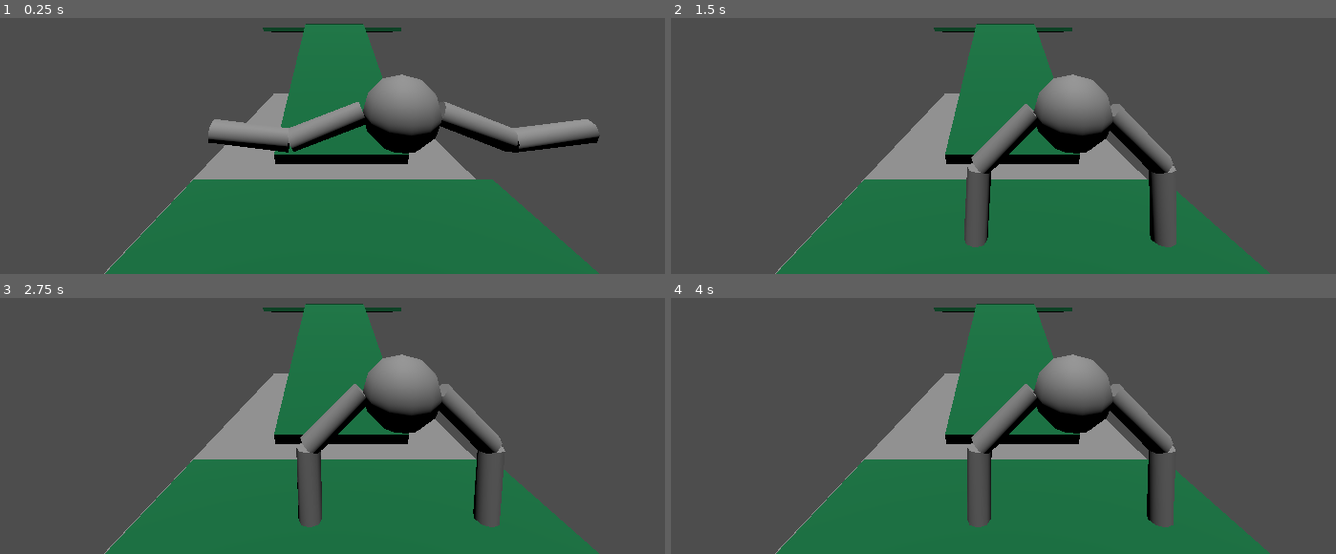
Above: before the commit, frames 1-4 (two rows, left to right).
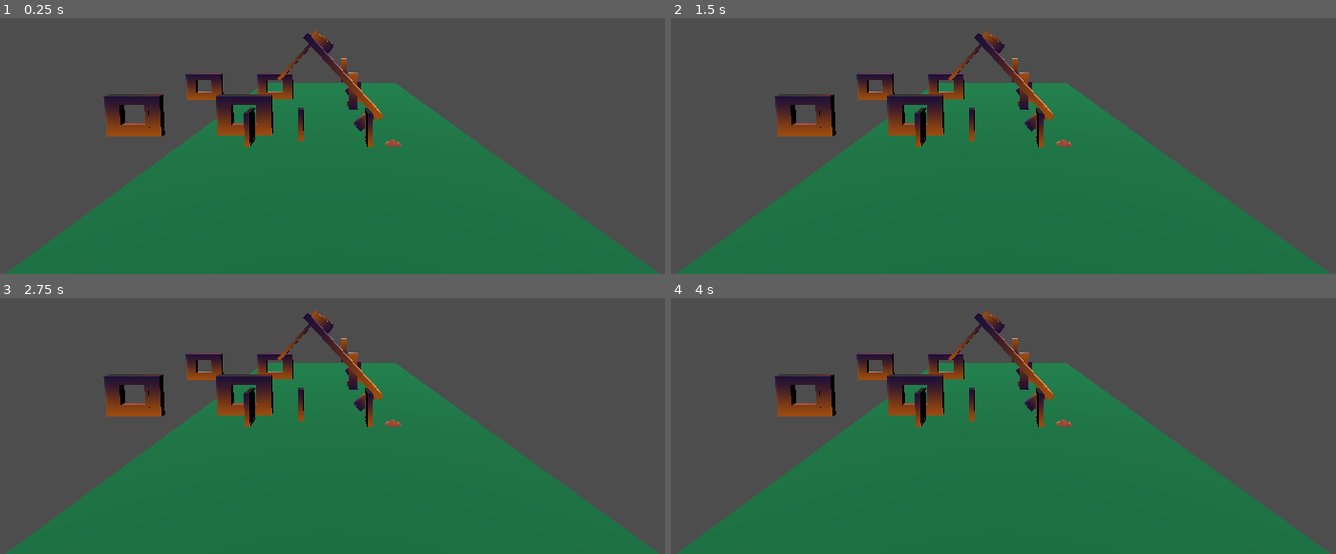
Above: after the commit, the same moments.

Repository: borbware/FGJ24
Game: Godot game, scene res://scenes/lauri.tscn
Same seed, same stepped clock (60 frames per second), same inputs: the game is played once before the commit and once after it. This scene is started directly instead of the project's main scene.
Inputs:
- Up to frame 1 (0.25 s): no input
- Up to frame 2 (1.5 s): tap Enter at 1.25 s
- Up to frame 3 (2.75 s): no input
- Up to frame 4 (4 s): tap Space at 3.5 s

The runs differ from the first frame. In frame 1, 27% of the frame differs, in the area x 0-100%, y 2-100%; in frame 2, 27%; in frame 3, 27%; in frame 4, 27%.

Commit message:
level goes brrrr

Diff:
--- a/scenes/lauri.tscn
+++ b/scenes/lauri.tscn
@@ -1,6 +1,11 @@
-[gd_scene load_steps=7 format=3 uid="uid://dtcrtpt21nlyl"]
+[gd_scene load_steps=14 format=3 uid="uid://dtcrtpt21nlyl"]
 
 [ext_resource type="PackedScene" uid="uid://dmyema51vofun" path="res://scenes/level_template.tscn" id="1_iu1dw"]
+[ext_resource type="PackedScene" uid="uid://pg80nquqvv8o" path="res://assets/ego_iks.glb" id="2_cl8gf"]
+[ext_resource type="PackedScene" uid="uid://c7a3tfjxxdwyn" path="res://assets/kalusteet/wall.glb" id="3_x45el"]
+[ext_resource type="PackedScene" uid="uid://dtj6fas4fsva1" path="res://assets/kalusteet/wallcorner.glb" id="4_hp0pp"]
+[ext_resource type="PackedScene" uid="uid://bq8ng1forhhs4" path="res://assets/kalusteet v2/anthill.glb" id="5_4rj1u"]
+[ext_resource type="PackedScene" uid="uid://15i71lvoyvf1" path="res://assets/kalusteet/kiuas.glb" id="6_bigsn"]
 
 [sub_resource type="PlaneMesh" id="PlaneMesh_66js6"]
 size = Vector2(50, 50)
@@ -16,15 +21,21 @@
 [sub_resource type="ConcavePolygonShape3D" id="ConcavePolygonShape3D_aphk0"]
 data = PackedVector3Array(-0.5, 0.5, 0.5, 0.5, 0.5, 0.5, -0.5, -0.5, 0.5, 0.5, 0.5, 0.5, 0.5, -0.5, 0.5, -0.5, -0.5, 0. …(500 unchanged characters)…
 
+[sub_resource type="BoxShape3D" id="BoxShape3D_fybvg"]
+size = Vector3(3.84428, 2.978, 0.482666)
+
+[sub_resource type="BoxShape3D" id="BoxShape3D_qowua"]
+size = Vector3(0.44812, 2.64209, 0.506348)
+
 [node name="Lauri" type="Node3D"]
 
 [node name="LevelTemplate" parent="." instance=ExtResource("1_iu1dw")]
 
 [node name="Camera3D" parent="LevelTemplate" index="0"]
-transform = Transform3D(1, 0, 0, 0, 0.996267, 0.0863211, 0, -0.0863211, 0.996267, -0.92794, 25.3591, 3.53592)
+transform = Transform3D(1, 0, 0, 0, 0.996267, 0.0863211, 0, -0.0863211, 0.996267, -0.21089, 42.0166, -72.1846)
 
 [node name="Player" parent="LevelTemplate" index="1"]
-transform = Transform3D(1, 0, 0, 0, 1, 0, 0, 0, 1, 0, 24.3607, 0)
+transform = Transform3D(1, 0, 0, 0, 1, 0, 0, 0, 1, 0, 32.5658, 0)
 
 [node name="StaticBody3D2" type="StaticBody3D" parent="LevelTemplate"]
 transform = Transform3D(1, 0, 0, 0, 1, 0, 0, 0, 1, 0, 0, -43.7687)
@@ -47,6 +58,17 @@
 transform = Transform3D(1, 0, 0, 0, 1, 0, 0, 0, 1, 0.0155792, 0, -0.0575562)
 shape = SubResource("BoxShape3D_c6wvq")
 
+[node name="StaticBody3D4" type="StaticBody3D" parent="LevelTemplate"]
+transform = Transform3D(1, 0, 0, 0, 1, 0, 0, 0, 1, 0, 0, -140.58)
+
+[node name="MeshInstance3D" type="MeshInstance3D" parent="LevelTemplate/StaticBody3D4"]
+mesh = SubResource("PlaneMesh_66js6")
+skeleton = NodePath("../../StaticBody3D")
+
+[node name="CollisionShape3D" type="CollisionShape3D" parent="LevelTemplate/StaticBody3D4"]
+transform = Transform3D(1, 0, 0, 0, 1, 0, 0, 0, 1, 0.0155792, 0, -0.0575562)
+shape = SubResource("BoxShape3D_c6wvq")
+
 [node name="MeshInstance3D2" type="MeshInstance3D" parent="LevelTemplate"]
 transform = Transform3D(20, 0, 0, 0, 1, 0, 0, 0, 20, 0, 15.255, -4.4536)
 mesh = SubResource("BoxMesh_qyxic")
@@ -69,6 +91,17 @@
 [node name="CollisionShape3D" type="CollisionShape3D" parent="LevelTemplate/MeshInstance3D4/StaticBody3D"]
 shape = SubResource("ConcavePolygonShape3D_aphk0")
 
+[node name="MeshInstance3D6" type="MeshInstance3D" parent="LevelTemplate"]
+transform = Transform3D(40, 0, 0, 0, 1, 0, 0, 0, 40, 0, 26.9965, -136.343)
+mesh = SubResource("BoxMesh_qyxic")
+skeleton = NodePath("../StaticBody3D2")
+surface_material_override/0 = SubResource("StandardMaterial3D_lray0")
+
+[node name="StaticBody3D" type="StaticBody3D" parent="LevelTemplate/MeshInstance3D6"]
+
+[node name="CollisionShape3D" type="CollisionShape3D" parent="LevelTemplate/MeshInstance3D6/StaticBody3D"]
+shape = SubResource("ConcavePolygonShape3D_aphk0")
+
 [node name="MeshInstance3D3" type="MeshInstance3D" parent="LevelTemplate"]
 transform = Transform3D(10, 0, 0, 0, 0.935771, -10.5783, 0, 0.352609, 28.0731, 0, 21.4241, -30.6677)
 mesh = SubResource("BoxMesh_qyxic")
@@ -80,6 +113,17 @@
 [node name="CollisionShape3D" type="CollisionShape3D" parent="LevelTemplate/MeshInstance3D3/StaticBody3D"]
 shape = SubResource("ConcavePolygonShape3D_aphk0")
 
+[node name="MeshInstance3D7" type="MeshInstance3D" parent="LevelTemplate"]
+transform = Transform3D(0.00245057, -0.00122824, 9.99998, -1.40409, 0.703682, 0.0174533, -0.527762, -1.87212, -4.37113e-07, 0.0107415, 18.6201, -22.6833)
+mesh = SubResource("BoxMesh_qyxic")
+skeleton = NodePath("../StaticBody3D2")
+surface_material_override/0 = SubResource("StandardMaterial3D_lray0")
+
+[node name="StaticBody3D" type="StaticBody3D" parent="LevelTemplate/MeshInstance3D7"]
+
+[node name="CollisionShape3D" type="CollisionShape3D" parent="LevelTemplate/MeshInstance3D7/StaticBody3D"]
+shape = SubResource("ConcavePolygonShape3D_aphk0")
+
 [node name="MeshInstance3D5" type="MeshInstance3D" parent="LevelTemplate"]
 transform = Transform3D(10, 0, 0, 0, 1, 0, 0, 0, 30, 0, 26.9018, -61.1594)
 mesh = SubResource("BoxMesh_qyxic")
@@ -91,4 +135,179 @@
 [node name="CollisionShape3D" type="CollisionShape3D" parent="LevelTemplate/MeshInstance3D5/StaticBody3D"]
 shape = SubResource("ConcavePolygonShape3D_aphk0")
 
+[node name="ego_iks" parent="LevelTemplate" instance=ExtResource("2_cl8gf")]
+transform = Transform3D(-1.49838, 0, 0.0697969, 0, 1.5, 0, -0.0697969, 0, -1.49838, 0, 23.4986, 0)
+
+[node name="wall2" parent="LevelTemplate" instance=ExtResource("3_x45el")]
+transform = Transform3D(1.5, 0, 0, 0, 1.5, 0, 0, 0, 1.5, -13.468, 27.437, -110)
+
+[node name="StaticBody3D" type="StaticBody3D" parent="LevelTemplate/wall2"]
+transform = Transform3D(1, 0, 0, 0, 1, 0, 0, 0, 1, -2.2787, 0.0965004, 0)
+
+[node name="CollisionShape3D" type="CollisionShape3D" parent="LevelTemplate/wall2/StaticBody3D"]
+transform = Transform3D(1, 0, 0, 0, 1, 0, 0, 0, 1, 6.30508, 1.40794, 0.00158691)
+shape = SubResource("BoxShape3D_fybvg")
+
+[node name="wall20" parent="LevelTemplate" instance=ExtResource("3_x45el")]
+transform = Transform3D(2.5, 0, 0, 0, -1.7, -2.26494e-07, 0, 2.56693e-07, -1.5, -12.5498, 36.9454, -109.972)
+
+[node name="StaticBody3D" type="StaticBody3D" parent="LevelTemplate/wall20"]
+transform = Transform3D(1, 0, 0, 0, 1, 0, 0, 0, 1, -2.2787, 0.0965004, 0)
+
+[node name="CollisionShape3D" type="CollisionShape3D" parent="LevelTemplate/wall20/StaticBody3D"]
+transform = Transform3D(1, 0, 0, 0, 1, 0, 0, 0, 1, 6.30508, 1.40794, 0.00158691)
+shape = SubResource("BoxShape3D_fybvg")
+
+[node name="wall19" parent="LevelTemplate" instance=ExtResource("3_x45el")]
+transform = Transform3D(2.05161, -0.82464, 2.26494e-07, -2.32398, -0.72799, -1.31134e-07, 5.12953e-07, -6.08742e-08, -1.5, -6.68652, 46.0155, -110)
+
+[node name="StaticBody3D" type="StaticBody3D" parent="LevelTemplate/wall19"]
+transform = Transform3D(1, 0, 0, 0, 1, 0, 0, 0, 1, -2.2787, 0.0965004, 0)
+
+[node name="CollisionShape3D" type="CollisionShape3D" parent="LevelTemplate/wall19/StaticBody3D"]
+transform = Transform3D(1, 0, 0, 0, 1, 0, 0, 0, 1, 6.30508, 1.40794, 0.00158691)
+shape = SubResource("BoxShape3D_fybvg")
+
+[node name="wall21" parent="LevelTemplate" instance=ExtResource("3_x45el")]
+transform = Transform3D(2.03378, 0.83018, 1.31134e-07, 2.3396, -0.721665, 0, 1.77799e-07, 7.25767e-08, -1.5, -15.2678, 27.4692, -110)
+
+[node name="StaticBody3D" type="StaticBody3D" parent="LevelTemplate/wall21"]
+transform = Transform3D(1, 3.50288e-15, 0, -1.19209e-07, 1, 0, 1.42109e-14, 1.42109e-14, 1, -2.2787, 0.0965023, 0)
+
+[node name="CollisionShape3D" type="CollisionShape3D" parent="LevelTemplate/wall21/StaticBody3D"]
+transform = Transform3D(1, 0, 0, 0, 1, 0, 0, 0, 1, 6.30508, 1.40794, 0.00158691)
+shape = SubResource("BoxShape3D_fybvg")
+
+[node name="wall22" parent="LevelTemplate" instance=ExtResource("3_x45el")]
+transform = Transform3D(2.5, 0, 0, 0, -1.7, -2.26494e-07, 0, 2.56693e-07, -1.5, -12.55, 36.945, -133)
+
+[node name="StaticBody3D" type="StaticBody3D" parent="LevelTemplate/wall22"]
+transform = Transform3D(1, 0, 0, 0, 1, 0, 0, 0, 1, -2.2787, 0.0965004, 0)
+
+[node name="CollisionShape3D" type="CollisionShape3D" parent="LevelTemplate/wall22/StaticBody3D"]
+transform = Transform3D(1, 0, 0, 0, 1, 0, 0, 0, 1, 6.30508, 1.40794, 0.00158691)
+shape = SubResource("BoxShape3D_fybvg")
+
+[node name="wall23" parent="LevelTemplate" instance=ExtResource("3_x45el")]
+transform = Transform3D(2.05161, -0.82464, 2.26494e-07, -2.32398, -0.72799, -1.31134e-07, 5.12953e-07, -6.08742e-08, -1.5, -6.687, 46.015, -133)
+
+[node name="StaticBody3D" type="StaticBody3D" parent="LevelTemplate/wall23"]
+transform = Transform3D(1, 0, 0, 0, 1, 0, 0, 0, 1, -2.2787, 0.0965004, 0)
+
+[node name="CollisionShape3D" type="CollisionShape3D" parent="LevelTemplate/wall23/StaticBody3D"]
+transform = Transform3D(1, 0, 0, 0, 1, 0, 0, 0, 1, 6.30508, 1.40794, 0.00158691)
+shape = SubResource("BoxShape3D_fybvg")
+
+[node name="wall26" parent="LevelTemplate" instance=ExtResource("3_x45el")]
+transform = Transform3D(2.11419, 0.804489, -1.31134e-07, 2.2672, -0.750198, 0, -1.84829e-07, -7.03307e-08, -1.5, -15.2678, 27.4692, -133.139)
+
+[node name="StaticBody3D" type="StaticBody3D" parent="LevelTemplate/wall26"]
+transform = Transform3D(1, 3.50288e-15, 0, -1.19209e-07, 1, 0, 1.42109e-14, 1.42109e-14, 1, -2.2787, 0.0965023, 0)
+
+[node name="CollisionShape3D" type="CollisionShape3D" parent="LevelTemplate/wall26/StaticBody3D"]
+transform = Transform3D(1, 0, 0, 0, 1, 0, 0, 0, 1, 6.30508, 1.40794, 0.00158691)
+shape = SubResource("BoxShape3D_fybvg")
+
+[node name="wall3" parent="LevelTemplate" instance=ExtResource("3_x45el")]
+transform = Transform3D(1.5, 0, 0, 0, 1.5, 0, 0, 0, 1.5, -4.23, 27.437, -110)
+
+[node name="StaticBody3D" type="StaticBody3D" parent="LevelTemplate/wall3"]
+transform = Transform3D(1, 0, 0, 0, 1, 0, 0, 0, 1, -2.2787, 0.0965004, 0)
+
+[node name="CollisionShape3D" type="CollisionShape3D" parent="LevelTemplate/wall3/StaticBody3D"]
+transform = Transform3D(1, 0, 0, 0, 1, 0, 0, 0, 1, 6.30508, 1.40794, 0.00158691)
+shape = SubResource("BoxShape3D_fybvg")
+
+[node name="wallcorner" parent="LevelTemplate" instance=ExtResource("4_hp0pp")]
+transform = Transform3D(2, 0, 0, 0, 2, 0, 0, 0, 2, -7.348, 27.315, -110)
+
+[node name="StaticBody3D" type="StaticBody3D" parent="LevelTemplate/wallcorner"]
+
+[node name="CollisionShape3D" type="CollisionShape3D" parent="LevelTemplate/wallcorner/StaticBody3D"]
+transform = Transform3D(1, 0, 0, 0, 1, 0, 0, 0, 1, 6.24004, 1.67396, -0.0012207)
+shape = SubResource("BoxShape3D_qowua")
+
+[node name="wallcorner2" parent="LevelTemplate" instance=ExtResource("4_hp0pp")]
+transform = Transform3D(2, 0, 0, 0, 2, 0, 0, 0, 2, -23.44, 27.315, -110)
+
+[node name="StaticBody3D" type="StaticBody3D" parent="LevelTemplate/wallcorner2"]
+
+[node name="CollisionShape3D" type="CollisionShape3D" parent="LevelTemplate/wallcorner2/StaticBody3D"]
+transform = Transform3D(1, 0, 0, 0, 1, 0, 0, 0, 1, 6.24004, 1.67396, -0.0012207)
+shape = SubResource("BoxShape3D_qowua")
+
+[node name="wall7" parent="LevelTemplate" instance=ExtResource("3_x45el")]
+transform = Transform3D(4, 0, 0, 0, 1.5, 0, 0, 0, 1.5, -19.0436, 27.437, -133)
+
+[node name="StaticBody3D" type="StaticBody3D" parent="LevelTemplate/wall7"]
+transform = Transform3D(1, 0, 0, 0, 1, 0, 0, 0, 1, -2.2787, 0.0965004, 0)
+
+[node name="CollisionShape3D" type="CollisionShape3D" parent="LevelTemplate/wall7/StaticBody3D"]
+transform = Transform3D(1, 0, 0, 0, 1, 0, 0, 0, 1, 6.30508, 1.40794, 0.00158691)
+shape = SubResource("BoxShape3D_fybvg")
+
+[node name="wall10" parent="LevelTemplate" instance=ExtResource("3_x45el")]
+transform = Transform3D(-2.44784e-07, 0, -1.5, 0, 1.5, 0, 5.6, 0, -6.55671e-08, 5.17096, 27.437, -143.958)
+
+[node name="StaticBody3D" type="StaticBody3D" parent="LevelTemplate/wall10"]
+transform = Transform3D(1, 0, 0, 0, 1, 0, 0, 0, 1, -2.2787, 0.0965004, 0)
+
+[node name="CollisionShape3D" type="CollisionShape3D" parent="LevelTemplate/wall10/StaticBody3D"]
+transform = Transform3D(1, 0, 0, 0, 1, 0, 0, 0, 1, 6.30508, 1.40794, 0.00158691)
+shape = SubResource("BoxShape3D_fybvg")
+
+[node name="wall11" parent="LevelTemplate" instance=ExtResource("3_x45el")]
+transform = Transform3D(-2.44784e-07, 0, -1.5, 0, 1.5, 0, 5.6, 0, -6.55671e-08, -10.9248, 27.437, -143.958)
+
+[node name="StaticBody3D" type="StaticBody3D" parent="LevelTemplate/wall11"]
+transform = Transform3D(1, 0, 0, 0, 1, 0, 0, 0, 1, -2.2787, 0.0965004, 0)
+
+[node name="CollisionShape3D" type="CollisionShape3D" parent="LevelTemplate/wall11/StaticBody3D"]
+transform = Transform3D(1, 0, 0, 0, 1, 0, 0, 0, 1, 6.30508, 1.40794, 0.00158691)
+shape = SubResource("BoxShape3D_fybvg")
+
+[node name="wall24" parent="LevelTemplate" instance=ExtResource("3_x45el")]
+transform = Transform3D(-2.84124e-07, -3.02367, -1.11093, 1.53951e-14, 3.33278, -1.00789, 6.5, -1.32169e-07, -4.85601e-08, 6.04976, 32.0407, -147.334)
+
+[node name="StaticBody3D" type="StaticBody3D" parent="LevelTemplate/wall24"]
+transform = Transform3D(1, 0, 0, 0, 1, 0, 0, 0, 1, -2.2787, 0.0965004, 0)
+
+[node name="CollisionShape3D" type="CollisionShape3D" parent="LevelTemplate/wall24/StaticBody3D"]
+transform = Transform3D(1, 0, 0, 0, 1, 0, 0, 0, 1, 6.30508, 1.40794, 0.00158691)
+shape = SubResource("BoxShape3D_fybvg")
+
+[node name="wall25" parent="LevelTemplate" instance=ExtResource("3_x45el")]
+transform = Transform3D(-2.84124e-07, 3.02274, 1.11121, 0, 3.33362, -1.00758, -6.5, -1.32128e-07, -4.85724e-08, -11.6173, 32.019, -95.284)
+
+[node name="StaticBody3D" type="StaticBody3D" parent="LevelTemplate/wall25"]
+transform = Transform3D(1, 0, 0, 0, 1, 0, 0, 0, 1, -2.2787, 0.0965004, 0)
+
+[node name="CollisionShape3D" type="CollisionShape3D" parent="LevelTemplate/wall25/StaticBody3D"]
+transform = Transform3D(1, 0, 0, 0, 1, 0, 0, 0, 1, 6.30508, 1.40794, 0.00158691)
+shape = SubResource("BoxShape3D_fybvg")
+
+[node name="wallcorner3" parent="LevelTemplate" instance=ExtResource("4_hp0pp")]
+transform = Transform3D(2, 0, 0, 0, 2, 0, 0, 0, 2, -7.348, 27.315, -133)
+
+[node name="StaticBody3D" type="StaticBody3D" parent="LevelTemplate/wallcorner3"]
+
+[node name="CollisionShape3D" type="CollisionShape3D" parent="LevelTemplate/wallcorner3/StaticBody3D"]
+transform = Transform3D(1, 0, 0, 0, 1, 0, 0, 0, 1, 6.24004, 1.67396, -0.0012207)
+shape = SubResource("BoxShape3D_qowua")
+
+[node name="wallcorner4" parent="LevelTemplate" instance=ExtResource("4_hp0pp")]
+transform = Transform3D(2, 0, 0, 0, 2, 0, 0, 0, 2, -23.44, 27.315, -133)
+
+[node name="StaticBody3D" type="StaticBody3D" parent="LevelTemplate/wallcorner4"]
+
+[node name="CollisionShape3D" type="CollisionShape3D" parent="LevelTemplate/wallcorner4/StaticBody3D"]
+transform = Transform3D(1, 0, 0, 0, 1, 0, 0, 0, 1, 6.24004, 1.67396, -0.0012207)
+shape = SubResource("BoxShape3D_qowua")
+
+[node name="anthill2" parent="LevelTemplate" instance=ExtResource("5_4rj1u")]
+transform = Transform3D(1, 0, 0, 0, 1, 0, 0, 0, 1, 5.44514, 26.7089, -116.7)
+
+[node name="kiuas2" parent="LevelTemplate" instance=ExtResource("6_bigsn")]
+transform = Transform3D(1, 0, 0, 0, 1, 0, 0, 0, 1, -0.223118, 27.5275, -130.171)
+
 [editable path="LevelTemplate"]
Binary file added: assets/ego_iks.glb
Not shown, added: assets/ego_iks.glb.import
Binary file added: assets/ego_iks_ramppi.png
Not shown, added: assets/ego_iks_ramppi.png.import
Binary file added: assets/kalusteet v2/anthill.glb
Not shown, added: assets/kalusteet v2/anthill.glb.import
Binary file added: assets/kalusteet v2/anthill_texture ramps.png
Not shown, added: assets/kalusteet v2/anthill_texture ramps.png.import
Binary file added: assets/kalusteet v2/bandage.glb
Not shown, added: assets/kalusteet v2/bandage.glb.import
Binary file added: assets/kalusteet v2/bandage_texture ramps.png
Not shown, added: assets/kalusteet v2/bandage_texture ramps.png.import
(and 104 more such lines)
